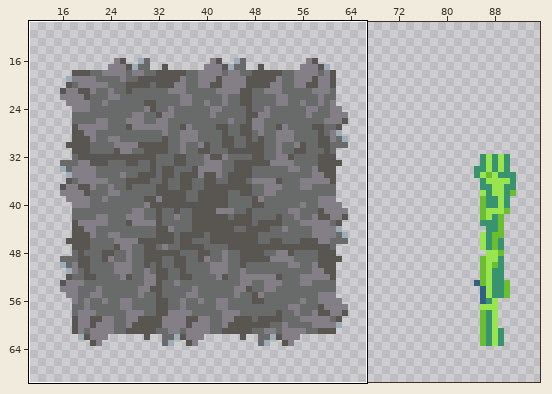
Two versions of one pixel-art file, Assets/Sprites & Tiles/Sprites/tilesheet.aseprite. The picture above shows the old version from afar; the outline marks the close-up.
Close-up. The starting point:
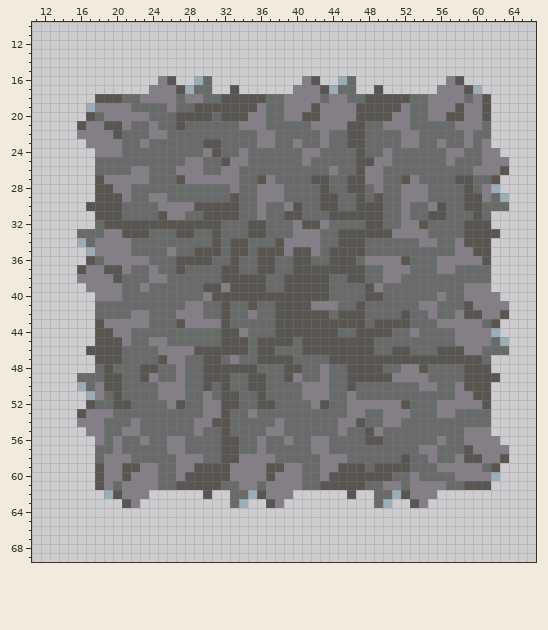
512x512 pixels, 1 frame. Shown: x 11..66, y 10..69. The wide view leaves out empty margins.
After the commit:
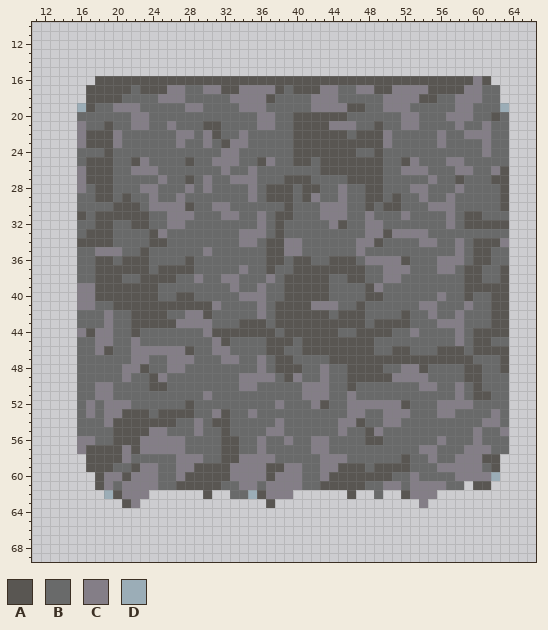
Palette (. is transparent): A #595652  B #696a6a  C #847e87  D #9badb7
Author's note on the commit: Update tilemap - cliff
The exact change:
y 16: x 18..25 .......C -> AAAAAAAA; x 27..41 ..DB..........C -> AAAAAAAAAAAAAAA; x 43..57 ..DB..........C -> AAAAAAAAAAAAAAA; x 59..61 ... -> ACA
y 17: x 17..25 .......CC -> AAAAABAAA; x 27..28 AD -> CB; x 30..32 B.. -> CCA; x 34..44 ......CCCAD -> CCCCABAAACC; x 47..48 .. -> CC; x 50..62 ......CCCAD.. -> ACCCCAAAACCBB
y 18: x 17 . -> A; x 23..24 CC -> BB; x 27..29 BCC -> CBB; x 32..37 AAAAAB -> BCCCCA; x 39..41 CCC -> BBB; x 43 B -> C; x 45 C -> B; x 48..57 AAAAABBCCC -> BBCCCCAABB; x 59 B -> C; x 61..62 A. -> BB
y 19: x 16..19 .DCC -> DABB; x 22 B -> C; x 26 C -> B; x 28..35 BAAAAAAA -> CCBBBBCC; x 39..42 CCCA -> BBBC; x 46 C -> A; x 48..51 AAAA -> BBCC; x 55..58 CCCA -> BBBC; x 60..63 CA.. -> BBBD
y 20: x 16..17 .A -> BB; x 19..21 CCC -> BBB; x 27..30 AAAA -> BBBB; x 32..35 AAAC -> BBBB; x 37 B -> C; x 39..40 CC -> BA; x 43..51 CCCCAAAAC -> AAABBBBBB; x 53 B -> C; x 55..58 CCAA -> BBCC; x 60..63 CA.. -> BBAB
y 21: x 16..18 ACC -> CBB; x 20..24 ACBBC -> BBCCB; x 26..27 BA -> CB; x 30..31 BB -> AA; x 34..35 CC -> BB; x 37 B -> C; x 40..43 BBCC -> AAAA; x 46..47 AA -> CB; x 49..51 BCC -> ABB; x 53 B -> C; x 59..63 CCB.. -> BBCBB
y 22: x 17..20 CCCA -> AAAC; x 24..25 CC -> BB; x 27..28 BB -> CC; x 30..31 BB -> CA; x 34 B -> C; x 36..37 CC -> BB; x 40..46 BBBCBBA -> AAAAAAB; x 48..50 BBB -> AAC; x 52..53 CC -> BB; x 56 B -> C; x 60..63 BB.. -> CCBB
y 23: x 16..19 .CCC -> CAAA; x 23 C -> B; x 27 B -> C; x 30..34 AABBB -> CBACC; x 36..37 CC -> BB; x 40..45 CBBCBB -> AAAAAA; x 48..50 BBB -> AAC; x 52..53 CC -> BB; x 59 C -> B; x 62..63 .. -> BB
y 24: x 16..20 ..CCC -> BBBAB; x 30..34 CABBC -> BBCCB; x 40..47 BCCBBBBA -> AAAAAAAB; x 49..50 BC -> AB; x 57..58 CC -> BB; x 62..63 C. -> BB
y 25: x 16..19 ..BB -> BAAA; x 22..23 BB -> AC; x 28..29 CC -> AB; x 31..32 BA -> CC; x 34 C -> B; x 36..37 BB -> AC; x 40..41 BC -> AA; x 43..46 BBBB -> AAAA; x 49..50 CC -> AB; x 52..53 BB -> AC; x 58 B -> C; x 61..63 CCC -> BBB
y 26: x 16..19 ..BB -> CAAA; x 24 B -> C; x 27..29 CCC -> BBB; x 33 C -> B; x 35 B -> C; x 43..46 BCBB -> AAAA; x 48..49 CC -> AA; x 52..54 BBB -> CCC; x 58..61 BBCC -> CCBB
y 27: x 16..17 .. -> CA; x 19..23 CCCCC -> ABBBB; x 25 B -> C; x 27..29 ACC -> BAB; x 31..32 CC -> BB; x 34..37 BBAC -> CCBB; x 39..43 BBBAA -> AAABB; x 48..49 CC -> AA; x 52..53 AC -> BB; x 55 B -> C; x 59 A -> B; x 63 . -> A
y 28: x 16..17 .. -> CB; x 20..21 CC -> BB; x 23..24 BB -> CC; x 28 B -> C; x 30 B -> C; x 33 C -> B; x 35..39 BCCCB -> CBAAA; x 41..43 BBA -> AAB; x 45..49 BAABC -> CBBAA; x 52 C -> B; x 58..59 BA -> CB; x 61..63 CD. -> BBA
y 29: x 16..17 .. -> BB; x 20..21 AC -> BA; x 25 C -> B; x 27 B -> C; x 33 A -> B; x 35..39 BCCCB -> CBAAA; x 41..45 BBAAB -> ACBBC; x 47..48 AB -> BA; x 51..53 BCC -> ABB; x 57 B -> C; x 59..61 AAC -> BBB; x 63 D -> A
y 30: x 16..19 .AAA -> BBBB; x 21..22 BB -> AA; x 24 B -> C; x 28..33 CAAAAA -> ABBCCB; x 36 C -> B; x 39..40 CA -> AB; x 43..45 AAB -> CCC; x 47 A -> B; x 49..52 ABBC -> BAAB; x 56..57 AB -> CC; x 59..60 AA -> BB; x 63 B -> A
y 31: x 16..17 .. -> AB; x 21..23 BBB -> AAA; x 25 A -> B; x 28 B -> C; x 30..33 AAAA -> BBCC; x 38 B -> A; x 40 A -> B; x 43..49 BAAAAAA -> CCCBBCB; x 55..57 AAB -> BBC; x 59 B -> A; x 62..63 .. -> BB
y 32: x 16..18 ..B -> BBA; x 20..21 AA -> BB; x 24..31 AAAAAAAA -> BBCCBBBB; x 35..36 AA -> BC; x 38 B -> A; x 40..45 CAACBB -> BBBBCA; x 48..49 AA -> CC; x 52..54 CCA -> BBB; x 57 B -> C; x 62..63 .. -> AA
y 33: x 17..25 BBCCAAABB -> AAABBBBAC; x 27..28 AA -> BB; x 31 A -> B; x 34..36 BAA -> CCC; x 38 B -> A; x 40..42 CCC -> BBB; x 45..49 AAAAA -> BBBCC; x 59..63 AAAA. -> BBBBB
y 34: x 16..21 DBCCCC -> AAAABB; x 24..25 BB -> AA; x 31 A -> B; x 33..35 AAB -> BCC; x 37 B -> A; x 41..42 CC -> BB; x 45..49 AAABB -> BBCCA; x 59 A -> B; x 62..63 .. -> AC
y 35: x 16..17 .D -> BB; x 21 C -> B; x 23 B -> A; x 26 C -> B; x 29..31 AAA -> BCB; x 33..34 AA -> BB; x 36 A -> B; x 40..42 AAC -> CBB; x 44..47 AAAA -> BBBC; x 59 C -> B; x 62..63 .. -> BB
y 36: x 16..23 .ABCCCCC -> BBAABAAA; x 27 A -> B; x 29..30 AA -> BB; x 33 A -> B; x 36 A -> B; x 38 B -> A; x 59..60 CC -> BA; x 62..63 .. -> BB
y 37: x 16..18 ACC -> BBA; x 21..26 CBBCBB -> AAABAA; x 28 B -> A; x 32..34 AAB -> BBC; x 36 A -> B; x 59..60 BB -> AA; x 62..63 .. -> BA
y 38: x 16..19 CCCC -> BBAA; x 23..26 BCCB -> AAAA; x 29 B -> C; x 32..37 AAAAAB -> CCBBBC; x 59..60 BB -> AA; x 62..63 .. -> BA
y 39: x 16 . -> C; x 18..24 CCCBBCB -> AAAAAAA; x 30..36 AACAAAA -> BBBCBBC; x 59..63 CCC.. -> AAAAA
y 40: x 16..24 ..CCCBBBB -> CCAAAAAAA; x 27..28 BB -> AA; x 30..38 CAAAAAAAA -> BBBBCCCBB; x 59..63 CCCC. -> ABBAA
y 41: x 16..17 .. -> CC; x 20..32 BBBBBBBBCCBBA -> AAAAAAAAAAACB; x 35..36 AB -> BC; x 59..63 ACCCC -> CBBAA
y 42: x 16..17 .. -> BB; x 19 B -> C; x 22..25 CCBB -> AAAA; x 27 C -> B; x 30 B -> A; x 32 A -> B; x 35..36 CB -> BC; x 59..62 AACC -> BBBA
y 43: x 16..18 ..A -> BBB; x 20..27 CCCCBBBA -> BBAAAAAC; x 31..32 CA -> BB; x 34..36 BBB -> AAA; x 59..60 CC -> BB; x 63 . -> A
y 44: x 16..22 ..AACCB -> CACCBBA; x 30..31 BB -> CA; x 34..38 CBBBA -> AAAAB; x 59..63 CCCD. -> BAAAA
y 45: x 16..22 ..AAACB -> BBCCBBC; x 24..25 CC -> BB; x 31 B -> C; x 33..34 AA -> BB; x 36 A -> B; x 59..61 CCC -> BAA; x 63 D -> B
y 46: x 16..18 .AA -> BBC; x 20 A -> B; x 22..24 BBB -> CCC; x 28..34 CAAAAAA -> ABBCCBB; x 36 A -> B; x 38 B -> A; x 59..63 CCBBB -> BAAAA
y 47: x 16..20 ..AAA -> BBBBB; x 22..23 BB -> CC; x 25 A -> B; x 28 B -> C; x 30..32 AAB -> BBC; x 36..37 AA -> CB; x 60 A -> B; x 62..63 .. -> BA
y 48: x 16..17 .. -> BB; x 19 A -> B; x 21..22 BB -> CC; x 24 A -> B; x 26 B -> C; x 30..36 AAAAAAB -> BBBBBBC; x 38 B -> A; x 61..63 A.. -> BBA
y 49: x 19..21 AAB -> BBC; x 23..25 ACB -> BAC; x 27 C -> B; x 30..32 AAA -> BBB; x 34..37 BAAB -> CCCC; x 61..63 AA. -> BBB
y 50: x 16 D -> B; x 19..20 AA -> CB; x 24..27 BCCC -> AABB; x 30 A -> B; x 32 A -> B; x 34..36 BAA -> CCB; x 59 A -> B; x 61..63 A.. -> BBB
y 51: x 16..17 .D -> BB; x 19..20 BA -> CB; x 25..27 CCC -> BBB; x 32..33 AA -> BB; x 36 A -> B; x 59 C -> B; x 62..63 .. -> BB
y 52: x 16..17 .A -> BC; x 19..21 BAA -> CCC; x 26..28 CAB -> BBA; x 30..33 CCAA -> BBBB; x 36..38 AAB -> BBC; x 60..63 CA.. -> BBBB
y 53: x 16 A -> B; x 18 C -> B; x 20..23 BBBB -> CAAA; x 25..28 BBBB -> AAAA; x 30 C -> B; x 62..63 .. -> CB
y 54: x 16..26 CCCBBBCBBBB -> BBBCAAAAAAA; x 30 C -> B; x 61..63 B.. -> CCB
y 55: x 16..18 .CC -> BBB; x 20..25 BCCBBB -> AAAACC; x 59 C -> B; x 61..63 C.. -> BBC
y 56: x 16..18 ..C -> CCB; x 20..22 CBB -> AAA; x 24..25 BB -> CC; x 59 C -> B; x 61..63 CC. -> BBB
y 57: x 16..25 ..BBCBBBBB -> CAAAACACCC; x 59 A -> C; x 62..63 CC -> BB
y 58: x 17..20 .BCC -> AAAA; x 59..63 AACCA -> CCAA.
y 59: x 17 . -> A; x 19..21 CCA -> ABB
y 61: x 59 A -> .
y 62: x 50..51 BD -> ..
y 63: x 33..34 BD -> ..; x 38 C -> .; x 49..50 BD -> ..; x 53 A -> .
